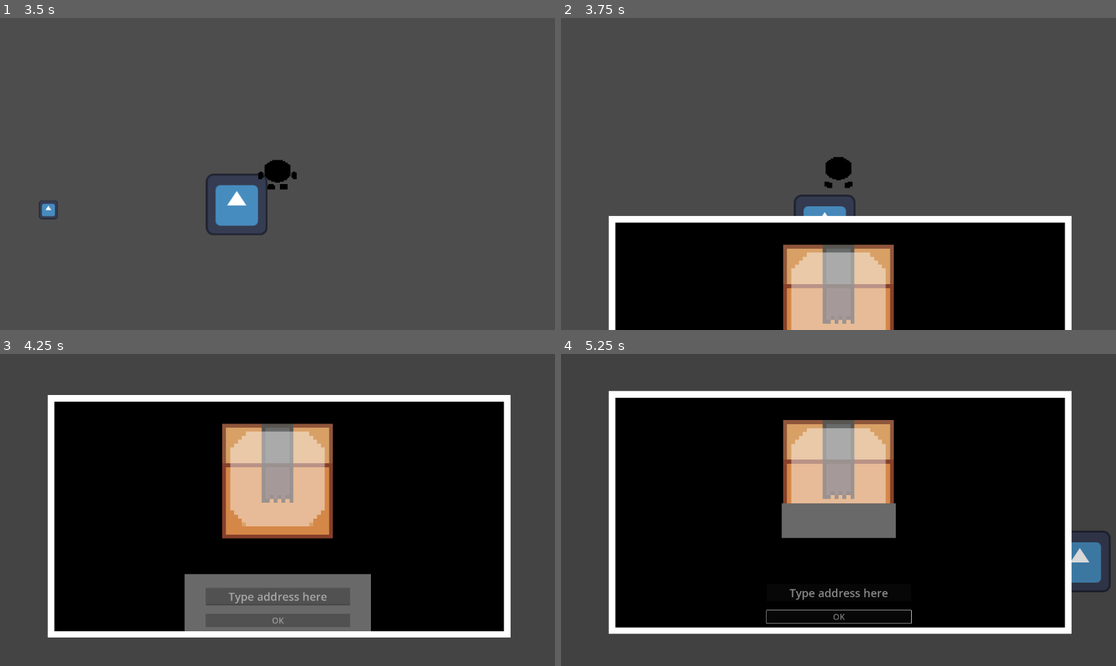
Above: before the commit, frames 1-4 (two rows, left to right).
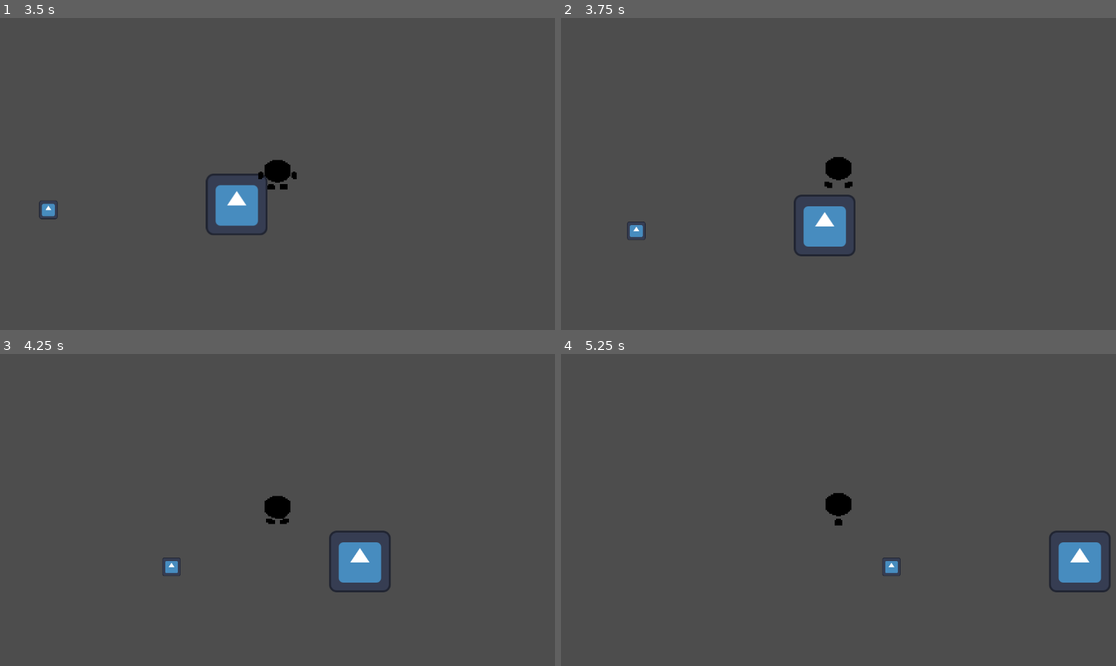
Above: after the commit, the same moments.

Repository: M41T4P-GAMES/Overworked
Game: Godot game, scene res://Scenes/main.tscn
Two runs of this game, one before a commit and one after it. Both use one fixed random seed, a clock stepped at 60 frames per second and the inputs below. This scene is started directly instead of the project's main scene. The engine's default icon, where the game draws it, is replaced by a stand-in: a white triangle on a blue panel in a dark square.
Inputs (mouse positions are in pixels of both pictures, inside the frame that each line leads up to):
- Up to frame 1 (3.5 s): tap Enter at 0.5 s; hold D (right) 0.53-1.28 s; hold E (interact) 0.53-1.28 s; hold S (down) 1.28-2.03 s; tap E (interact) at 1.35, 2.3, 2.85 s; hold D (right) 2.03-2.78 s; hold Space (space) 2.03-2.78 s; hold Up (ui_up) from 2.78 s (still down)
- Up to frame 2 (3.75 s): release Up (ui_up) at 3.53 s; hold A (left) from 3.53 s (still down); hold E (interact) from 3.53 s (still down)
- Up to frame 3 (4.25 s): keep holding A (left); keep holding E (interact)
- Up to frame 4 (5.25 s): release E (interact) at 4.28 s; tap Space (space) at 4.35 s; tap E (interact) at 4.55 s; release A (left) at 5 s; click (838, 616) at 5 s, where only the run before the commit has a clickable "OK"

Frame 1 is identical in both runs. In frame 2, 30% of the frame differs, in the area x 8-92%, y 63-100%; in frame 3, 62%; in frame 4, 65%, in the area x 8-98%, y 11-90%.

Commit message:
Stamping logic done

Diff:
--- a/Scenes/player.tscn
+++ b/Scenes/player.tscn
@@ -7,6 +7,7 @@
 [ext_resource type="Script" uid="uid://dkh4gjus75r0u" path="res://Scripts/StorageUI.gd" id="3_6t5aa"]
 [ext_resource type="Texture2D" uid="uid://dw2x8okfxjl7m" path="res://Assets/Textures/parcel_base.png" id="4_x3wgy"]
 [ext_resource type="Script" uid="uid://cwg2yggwwsi63" path="res://Scripts/StampingUI.gd" id="7_3smsa"]
+[ext_resource type="Texture2D" uid="uid://ds1fu3av0ru2f" path="res://Assets/Textures/parcel.png" id="8_8erm5"]
 
 [sub_resource type="AtlasTexture" id="AtlasTexture_vgqql"]
 atlas = ExtResource("2_vgqql")
@@ -1145,7 +1146,7 @@
 texture_filter = 1
 position = Vector2(0, -80)
 scale = Vector2(8.2, 8.2)
-texture = ExtResource("4_x3wgy")
+texture = ExtResource("8_8erm5")
 
 [node name="LineEdit" type="LineEdit" parent="Stamper/UI"]
 z_index = 1
--- a/Scripts/BoxArea.gd
+++ b/Scripts/BoxArea.gd
@@ -10,11 +10,11 @@
 
 
 func interact(player: RigidBody2D):
-
-	if player.carry_id >= 0:
-		add_box(player)
-	else:
-		open_storage_ui_rpc.rpc(player.name, inventory)
+	if player.carry_addr.is_empty():
+		if player.carry_id >= 0:
+			add_box(player)
+		else:
+			open_storage_ui_rpc.rpc(player.name, inventory)
 
 @rpc("any_peer", "call_local", "reliable")
 func open_storage_ui_rpc(player_name, inventory):
--- a/Scripts/StampingUI.gd
+++ b/Scripts/StampingUI.gd
@@ -6,6 +6,7 @@
 	$LineEdit.editable = false
 	$Label.text = $LineEdit.text
 	$AnimationPlayer.play("stamp")
+	get_node("../../").close_stamping($Label.text)
 
 
 func _on_animation_player_animation_finished(anim_name: StringName) -> void:
@@ -14,3 +15,6 @@
 		$LineEdit.editable = true
 	elif anim_name == "stamp":
 		$AnimationPlayer.play("disappear")
+	elif anim_name == "disappear":
+		$LineEdit.clear()
+		$Label.text = ""
--- a/Scripts/player.gd
+++ b/Scripts/player.gd
@@ -140,6 +140,12 @@
 
 func open_stamping():
 	$Stamper/UI/AnimationPlayer.play("appear")
+	freeze = true
+
+func close_stamping(text: String):
+	selected_area.taken = false
+	carry_addr = text
+	freeze = false
 
 
 func _on_pickup_range_area_entered(area: Area2D) -> void:
--- a/Scripts/stamping_area.gd
+++ b/Scripts/stamping_area.gd
@@ -4,9 +4,6 @@
 
 
 func interact(player: RigidBody2D) -> void:
-	#if player.carry_id >= 0:
-		#taken = true
-		#player.open_stamping()
-	if !taken:
+	if !taken and player.carry_id >= 0 and player.carry_addr.is_empty():
 		player.open_stamping()
 		taken = true
Binary file added: Assets/Textures/parcel.png
Not shown, added: Assets/Textures/parcel.png.import
Not shown: 1 places in Scenes/player.tscn that only renumber resources
